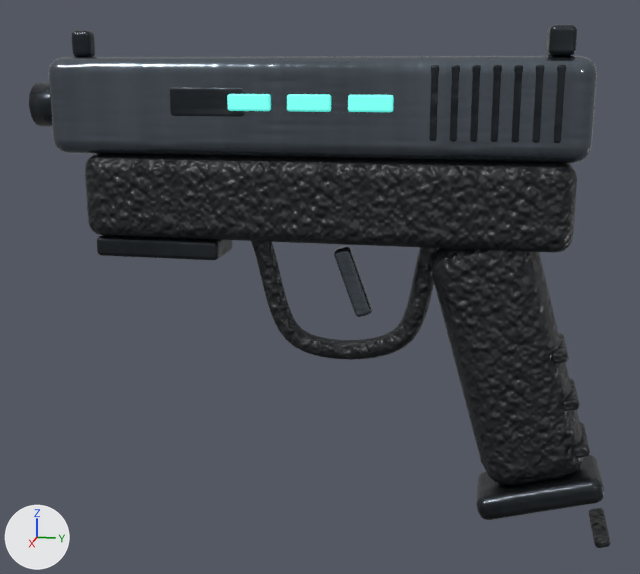
A saved change to the glTF model public/assets/weapons/tech_ranged/sidearm.glb.
Both versions are drawn from a 50 mm camera at (0.33, 0.079, 0.232) aimed at (0.001, 0.013, 0.15). The lights are fixed; the arrows at lower left show +X, +Y and +Z. The older version comes first. Where no turn or scale is listed for an object, it has been applied to the vertices.

The first picture shows 'alloy / machined anodized alloy', 'darksteel / oil-blackened fittings', 'energy / emissive field channel', 'polymer / stippled polymer'.
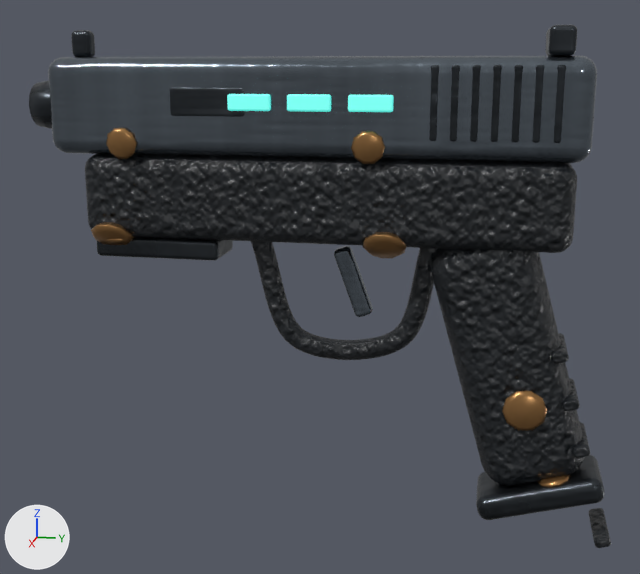
What changed in the scene script:
```text
Add mat_peened_pin:
    mat_peened_pin = principled_material('peened pin')
    mat_peened_pin.base_color = (0.36, 0.19, 0.071)  # brown #a2794b
    mat_peened_pin.metallic = 0.82
    mat_peened_pin.roughness = 0.3
Add me_peened_pin_002:
    me_peened_pin_002.from_pydata(...)  # 200 vertices, 384 faces; spans x 0.001..0.016, y -0.072..0.111, z 0.077..0.207
    me_peened_pin_002.materials.append(mat_peened_pin)  # brown #a2794b
Add me_peened_pin_001:
    me_peened_pin_001.from_pydata(...)  # 200 vertices, 384 faces; spans x 0.001..0.0173, y -0.0658..0.0393, z 0.164..0.2104
    me_peened_pin_001.materials.append(mat_peened_pin)  # brown #a2794b
Add me_peened_pin:
    me_peened_pin.from_pydata(...)  # 200 vertices, 384 faces; spans x 0.0..0.019, y -0.075..0.101, z 0.101..0.175
    me_peened_pin.materials.append(mat_peened_pin)  # brown #a2794b
Add ob_peened_pin_002:
    ob_peened_pin_002 = bpy.data.objects.new('peened pin.002', me_peened_pin_002)
    ob_peened_pin_002.location = (0.0, 0.0, 0.0)
Add ob_peened_pin_001:
    ob_peened_pin_001 = bpy.data.objects.new('peened pin.001', me_peened_pin_001)
    ob_peened_pin_001.location = (0.0, 0.0, 0.0)
Add ob_peened_pin:
    ob_peened_pin = bpy.data.objects.new('peened pin', me_peened_pin)
    ob_peened_pin.location = (0.0, 0.0, 0.0)
```

What differs and where, as boxes (x1, y1, x2, y2) in the pictures (640 x 574 px):
'peened pin', added
    after: (91, 222, 547, 431)
'peened pin.001', added (brown)
    after: (106, 128, 385, 164)
'peened pin.002', added
    after: (107, 236, 570, 488)
